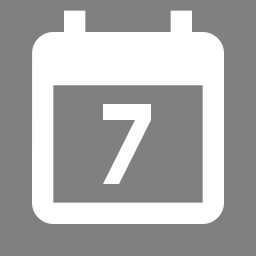
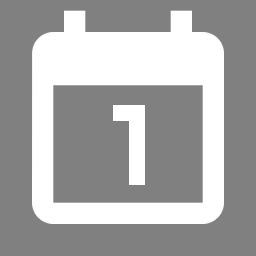
Layered file, before and after one edit (w=256, h=256). Changes by layer:
showed "붙여 넣은 레이어 #1" over (113, 120, 145, 185)
hid "붙여 넣은 레이어" over (103, 104, 151, 184)
